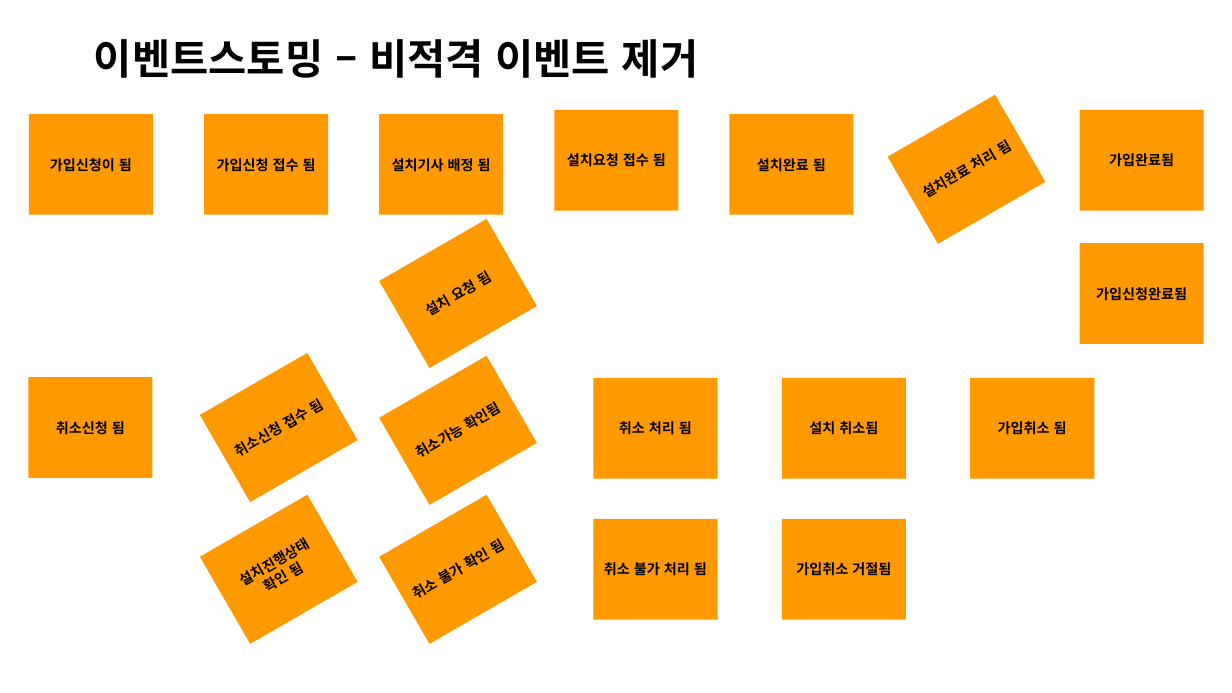
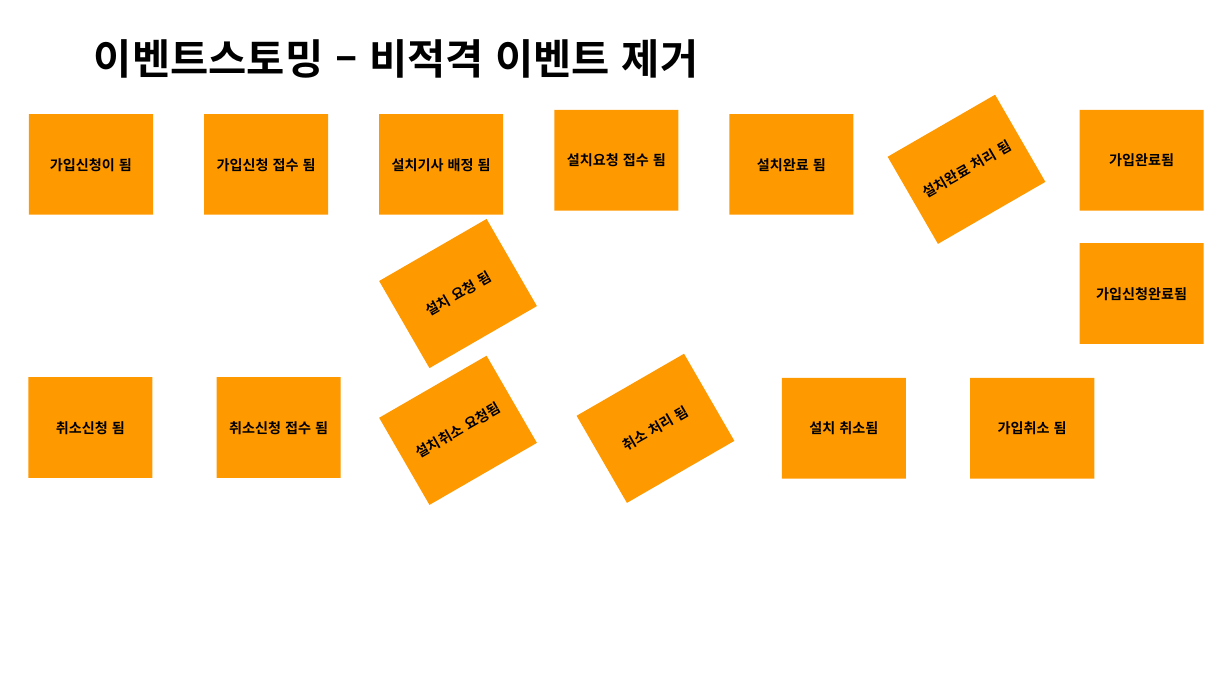
Before and after one commit to jisujin/ipTVShopProject, a slide deck: slide 8 of 실습프로젝트설계_ipTVShopProject.pptx. Drawn at 1232x693 pixels with LibreOffice and Linux fonts; fonts in the diff are those of the drawing. Boxes give left, top, right and bottom in pixels: in the first picture for what was removed or moved away, otherwise in the second. Text is boxed around its words. In the diff, an @@ line names an element or a change of style, - is before the commit and + after.

```diff
--- a/실습프로젝트설계_ipTVShopProject.pptx
+++ b/실습프로젝트설계_ipTVShopProject.pptx
@@ rectangle "취소 처리 됨" at box(576, 354, 734, 503): rotation 0 to 330 degrees @@
@@ rectangle "취소신청 접수 됨" at box(217, 377, 341, 478): rotation 330 to 0 degrees @@
@@ text in rectangle at box(420, 404, 502, 458): text changed @@
-취소가능 확인됨
+설치취소 요청됨
@@ rectangle removed at box(200, 495, 358, 644) @@
-설치진행상태 확인 됨
@@ rectangle removed at box(380, 495, 537, 644) @@
-취소 불가 확인 됨
@@ rectangle removed at box(593, 519, 717, 620) @@
-취소 불가 처리 됨
@@ rectangle removed at box(782, 519, 906, 620) @@
-가입취소 거절됨
```
Also in this commit, not shown: 17 other slides changed, 2 slides removed.
